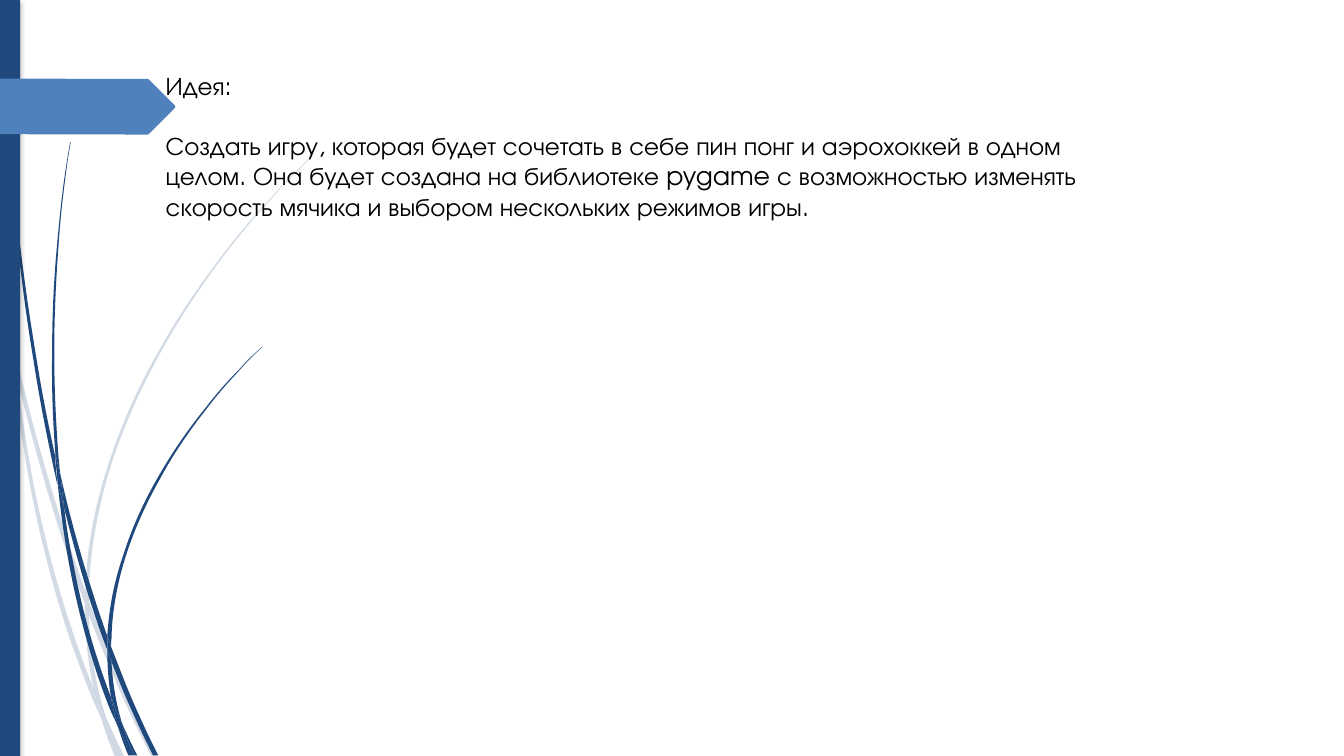
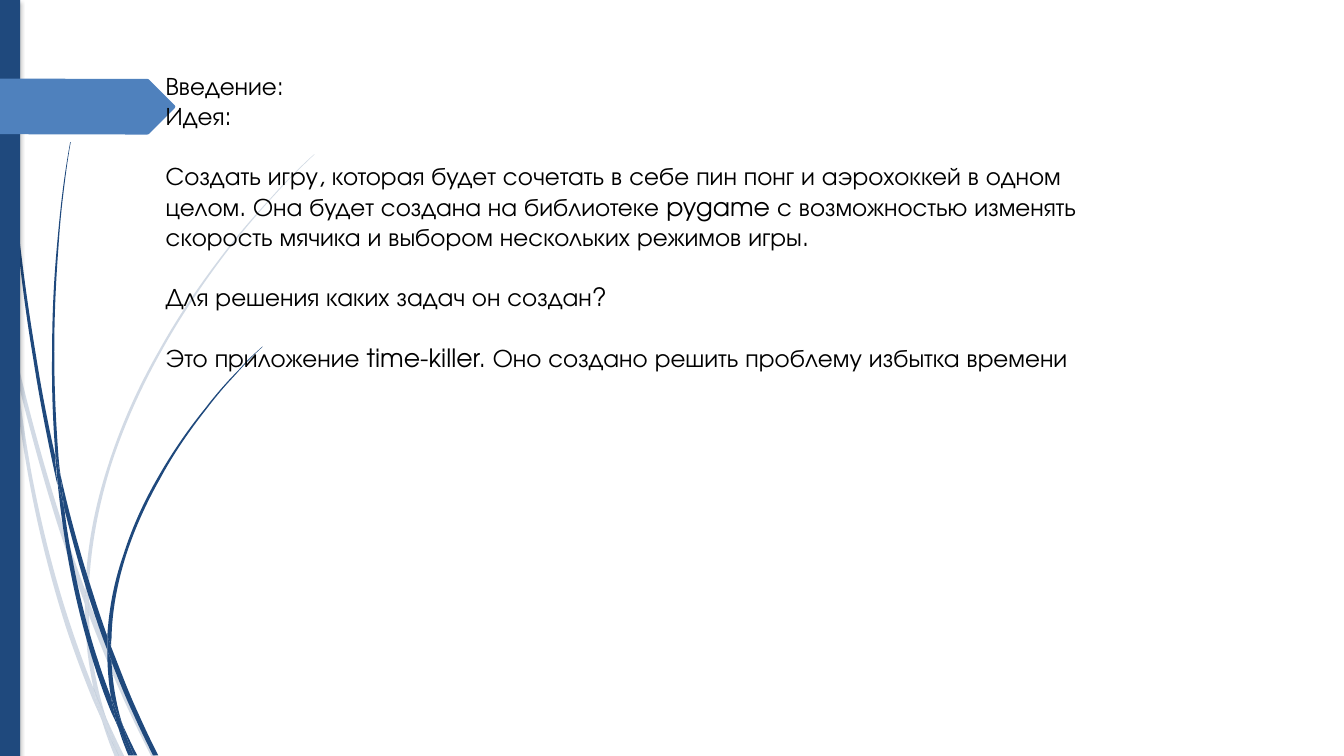
Before and after one commit to DmitriyKruchkov/pygame-project, a slide deck: slide 2 of Представление.pptx. Drawn at 1344x756 pixels with LibreOffice and Linux fonts; fonts in the diff are those of the drawing. Boxes give left, top, right and bottom in pixels: in the first picture for what was removed or moved away, otherwise in the second. Text is boxed around its words. In the diff, an @@ line names an element or a change of style, - is before the commit and + after.

Commit message:
update

```diff
--- a/Представление.pptx
+++ b/Представление.pptx
@@ text at bbox=[166, 78, 277, 100]: paragraph added @@
+Введение:
@@ text at bbox=[166, 284, 1068, 373]: paragraphs added @@
+Для решения каких задач он создан?
+Это приложение time-killer. Оно создано решить проблему избытка времени
```
Also in this commit, not shown: 1 slide added.
